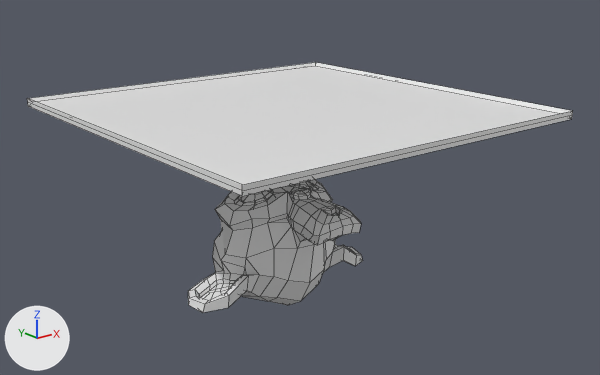
Renders of the FBX model Assets/3D models/radar.fbx from each side of a commit.
The view is the same before and after, from a 50 mm lens placed at (-1.301, -1.665, 0.446), pointed at (0.031, -0.001, -0.219). Arrows for +X, +Y and +Z are at lower left; the lights stay in place. Mesh edges are drawn as thin lines. Where no turn or scale is listed for an object, it has been applied to the vertices.
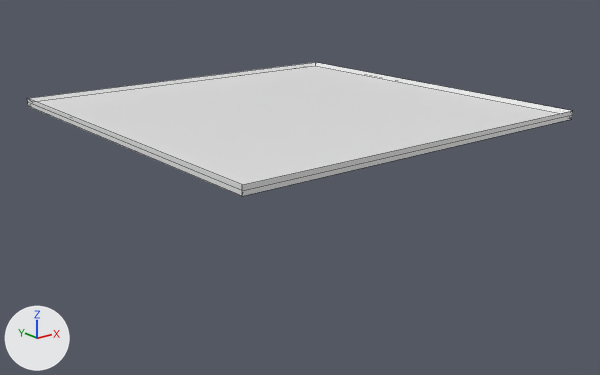
Location of each change, [x1, y1, x2, y2] in pixels of the pictures (600 x 375 px):
'Suzanne', deleted: before [188, 179, 363, 313]

What changed in the scene script:
```text
Remove ob_suzanne:
    ob_suzanne = bpy.data.objects.new('Suzanne', me_suzanne)
    ob_suzanne.location = (0.0, 0.0, -0.386)
```
